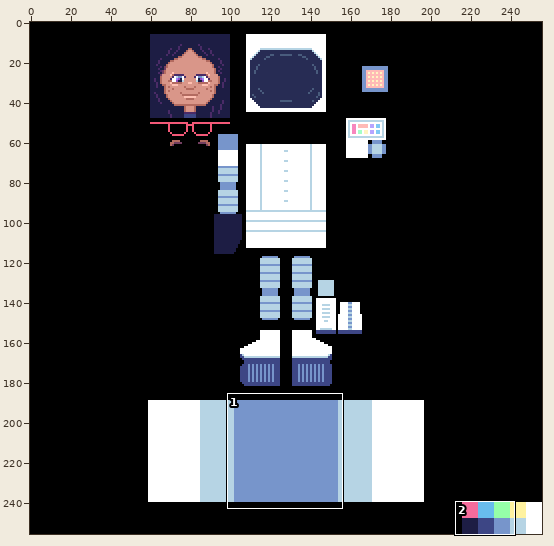
Two states of a pixel-art file, characters/character/character.aseprite. Above: a wide view before the commit, with the close-up outlined.
Close-up. Before the edit:
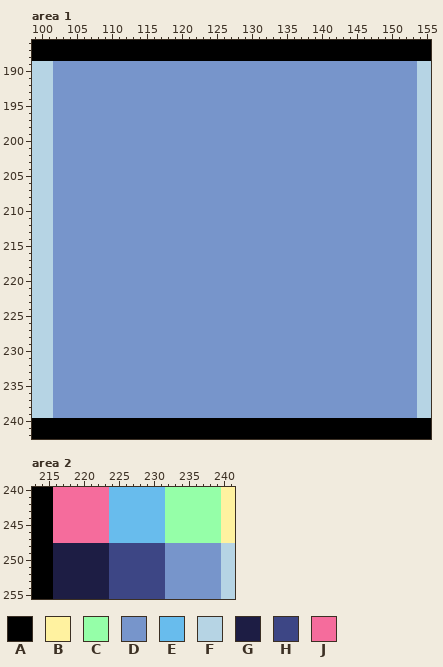
256x256 pixels, 1 frame. Colours within 5 levels of each other are drawn and written as one. Shown: area 1: x 99..155, y 186..242; area 2: x 213..241, y 240..255. The commit also changed other parts of the picture, which this record leaves out.
Palette (. is transparent): A #000000  B #fff2a0  C #95ffa8  D #7795cb  E #68bced  F #b6d4e4  G #1d1d44  H #3d4685  J #f56c9c
The same view after the edit:
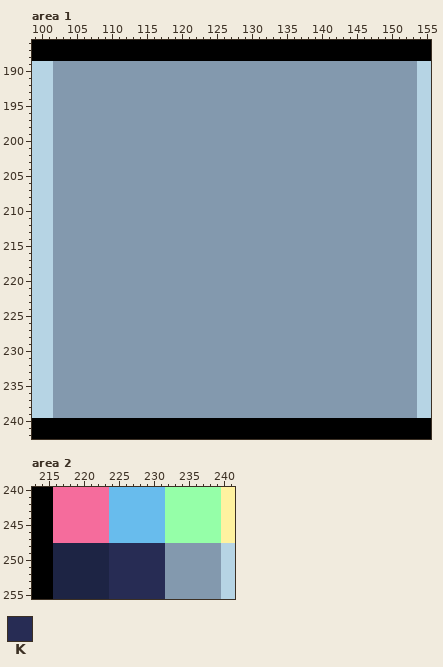
Colours new in this view: K #272c54
From old to new:
{"colour":"D","old":"#7795cb","new":"#8399ae"}
{"colour":"G","old":"#1d1d44","new":"#1d2444"}
{"where": "area 2, layer \"albedo\""}
{"y":248,"x":224,"old":"HHHHHHHH","new":"KKKKKKKK"}
{"y":249,"x":224,"old":"HHHHHHHH","new":"KKKKKKKK"}
{"y":250,"x":224,"old":"HHHHHHHH","new":"KKKKKKKK"}
{"y":251,"x":224,"old":"HHHHHHHH","new":"KKKKKKKK"}
{"y":252,"x":224,"old":"HHHHHHHH","new":"KKKKKKKK"}
{"y":253,"x":224,"old":"HHHHHHHH","new":"KKKKKKKK"}
{"y":254,"x":224,"old":"HHHHHHHH","new":"KKKKKKKK"}
{"y":255,"x":224,"old":"HHHHHHHH","new":"KKKKKKKK"}
{"label":"changed","picture_box":[53,61,417,418]}
{"label":"changed","picture_box":[53,543,221,599]}
